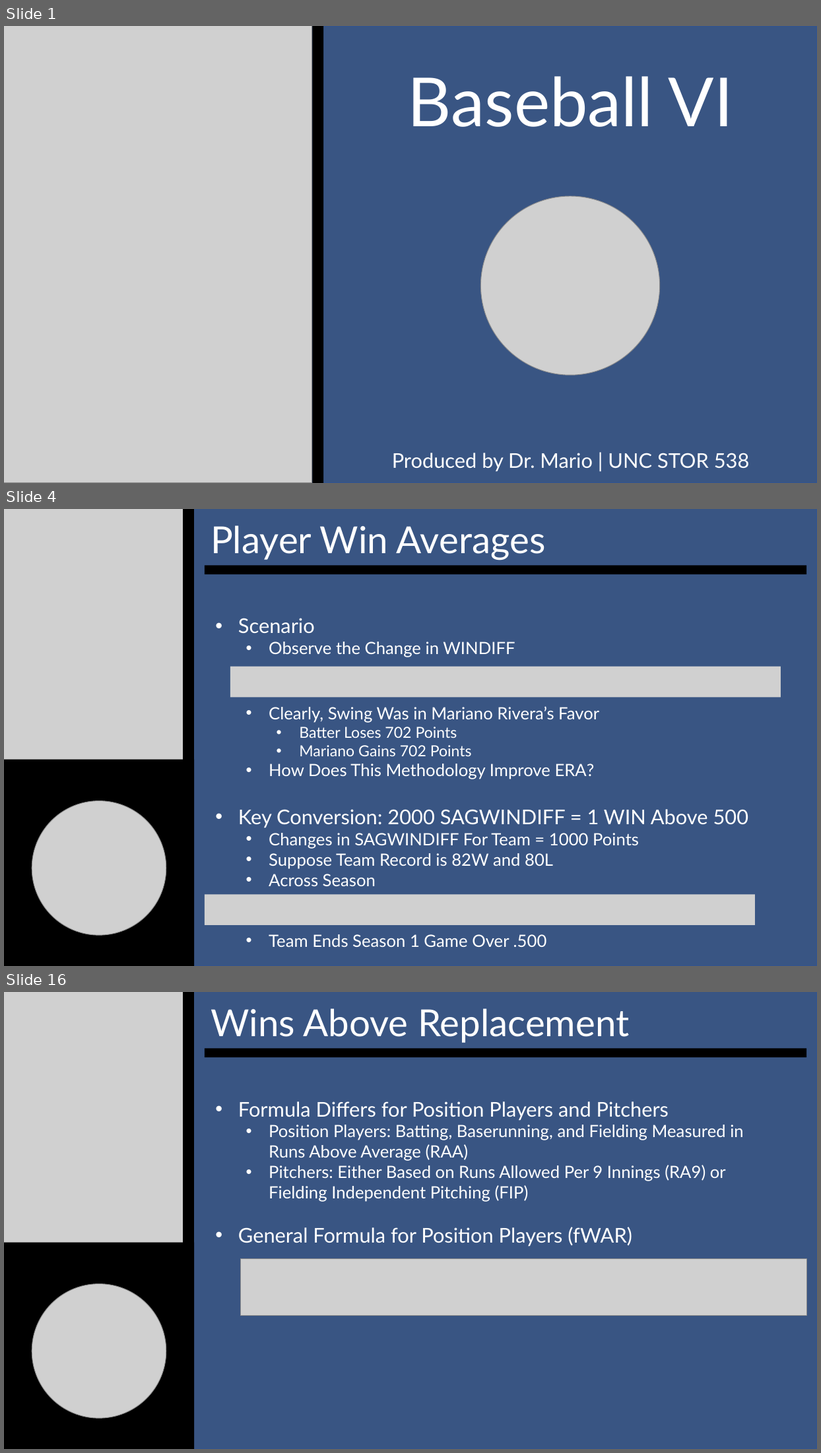
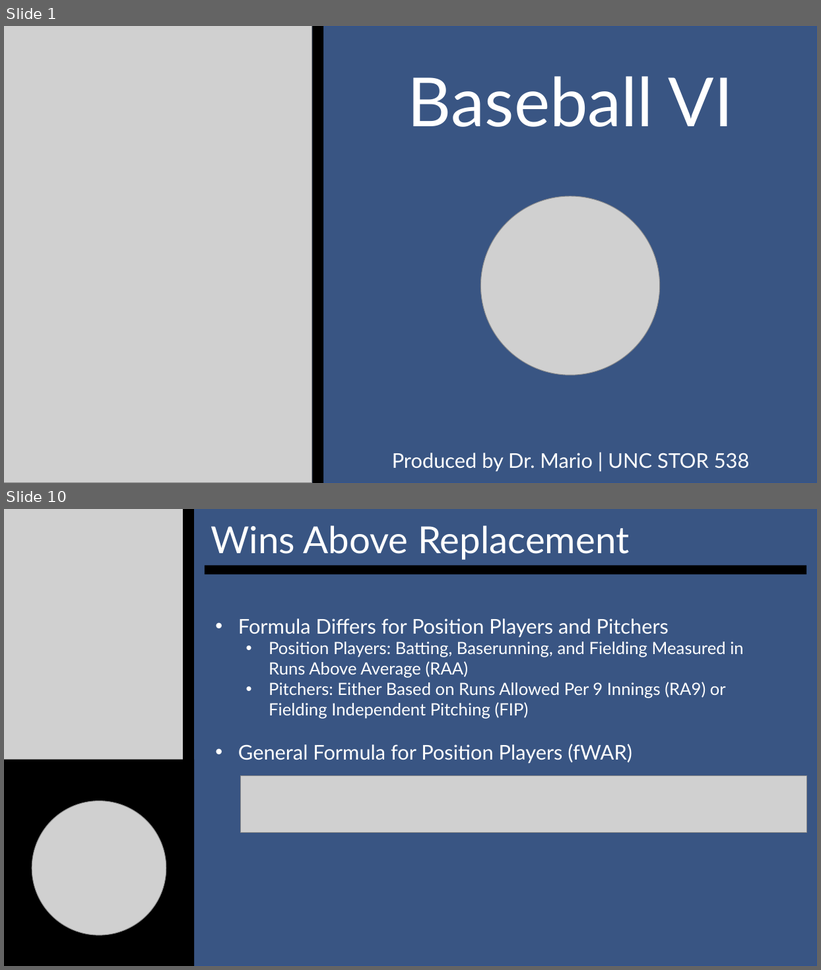
Before and after one commit to SuperMarioGiacomazzo/STOR538_WEBSITE, a slide deck: Slides/Baseball 6/Baseball_6_Lecture.pptx. Shown one above the other, each under a label of ours: slides 1, 4 and 16 before the commit, slides 1 and 10 after it; the slides between them are not shown. The pictures are 821x1453 and 821x970 pixels, drawn with LibreOffice and Linux fonts; fonts in the diff are those of the drawing; grey boxes stand for pictures. Boxes give left, top, right and bottom in pixels: in the first picture for what was removed or moved away, otherwise in the second. Text is boxed around its words. In the diff, an @@ line names an element or a change of style, - is before the commit and + after.

```diff
--- a/Slides/Baseball 6/Baseball_6_Lecture.pptx
+++ b/Slides/Baseball 6/Baseball_6_Lecture.pptx
@@ slide 4 removed at [4,509,817,966], background #FFFFFF @@
@@ rectangle removed at [4,509,817,966] @@
@@ picture removed at [4,509,184,770] @@
@@ rectangle removed at [184,509,194,770] @@
@@ subtitle removed at [211,525,546,560] @@
-Player Win Averages
@@ rectangle removed at [205,565,807,574] @@
@@ text removed at [238,618,749,947] @@
-• Scenario
-  • Observe the Change in WINDIFF
-  • Clearly, Swing Was in Mariano Rivera’s Favor
-    • Batter Loses 702 Points
-    • Mariano Gains 702 Points
-  • How Does This Methodology Improve ERA?
-• Key Conversion: 2000 SAGWINDIFF = 1 WIN Above 500
-  • Changes in SAGWINDIFF For Team = 1000 Points
-  • Suppose Team Record is 82W and 80L
-  • Across Season
-  • Team Ends Season 1 Game Over .500
@@ picture removed at [230,666,781,697] @@
@@ rectangle removed at [4,760,194,966] @@
@@ picture removed at [32,801,166,935] @@
@@ picture removed at [205,894,756,925] @@
@@ what was slide 16 is now slide 10 @@
```
Also in this commit, not shown: 3 slides changed, 7 slides added, 10 other slides removed, 6 other files.
